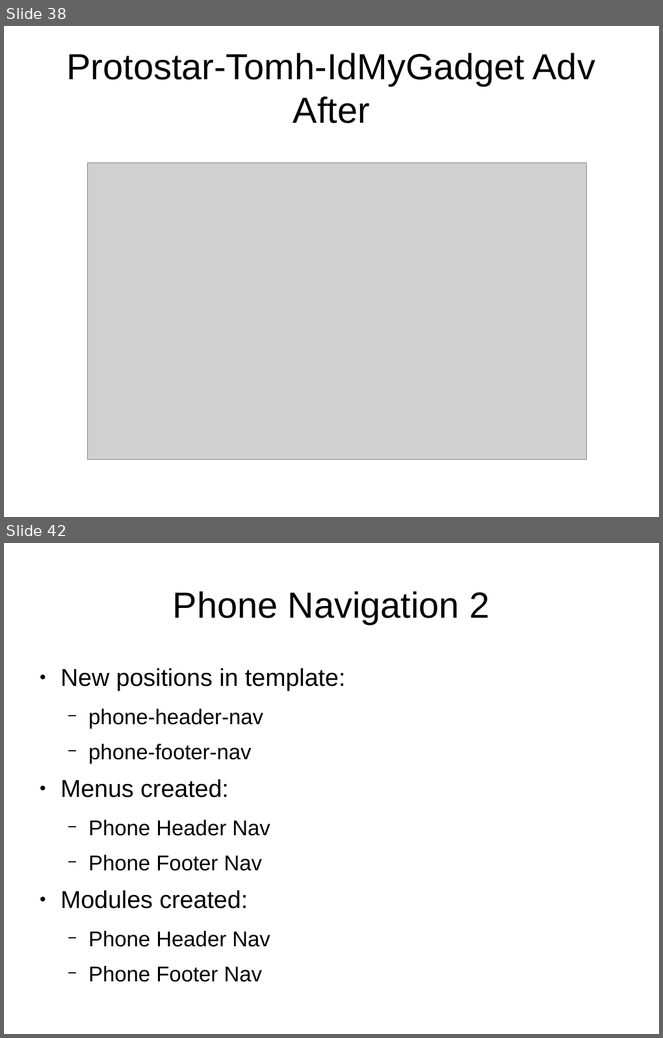
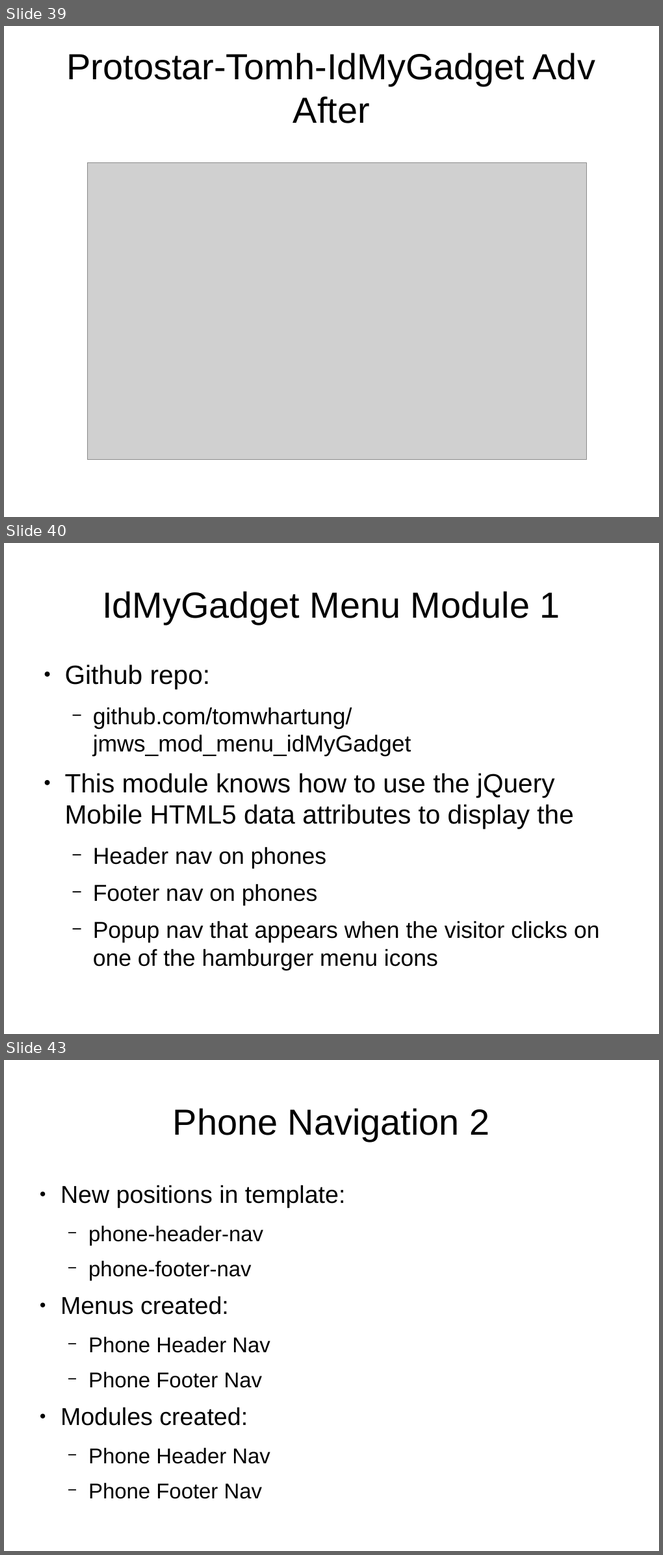
Before and after one commit to tomwhartung/jmws_accoutrements, a slide deck: presentations/2015_09-Joomla/Device_Detection-In_Protostar_and_Beez3.odp. Shown one above the other, each under a label of ours: slides 38 and 42 before the commit, slides 39, 40 and 43 after it; the slides between them are not shown. The pictures are 663x1038 and 663x1555 pixels, drawn with LibreOffice and Linux fonts; fonts in the diff are those of the drawing; grey boxes stand for pictures. Boxes give left, top, right and bottom in pixels: in the first picture for what was removed or moved away, otherwise in the second. Text is boxed around its words. In the diff, an @@ line names an element or a change of style, - is before the commit and + after.

```diff
--- a/presentations/2015_09-Joomla/Device_Detection-In_Protostar_and_Beez3.odp
+++ b/presentations/2015_09-Joomla/Device_Detection-In_Protostar_and_Beez3.odp
@@ slide 40 added at [4, 543, 659, 1034], background #FFFFFF @@
@@ title added at [102, 591, 560, 624], 44 pt, text #000000 @@
+IdMyGadget Menu Module 1
@@ text added at [65, 665, 600, 971], 28 pt, text #000000 @@
+● Github repo:
+  − github.com/tomwhartung/jmws_mod_menu_idMyGadget
+● This module knows how to use the jQuery Mobile HTML5 data attributes to display the
+  − Header nav on phones
+  − Footer nav on phones
+  − Popup nav that appears when the visitor clicks on one of the hamburger menu icons
@@ what was slide 38 is now slide 39 @@
@@ what was slide 42 is now slide 43 @@
```
Also in this commit, not shown: 16 slides changed, 1 other slide added, 1 slide removed.
